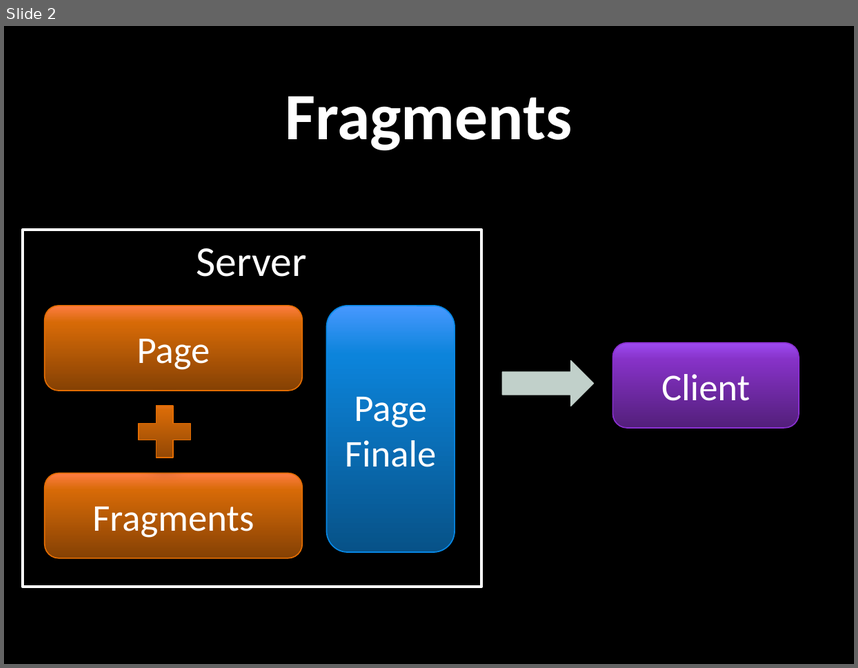
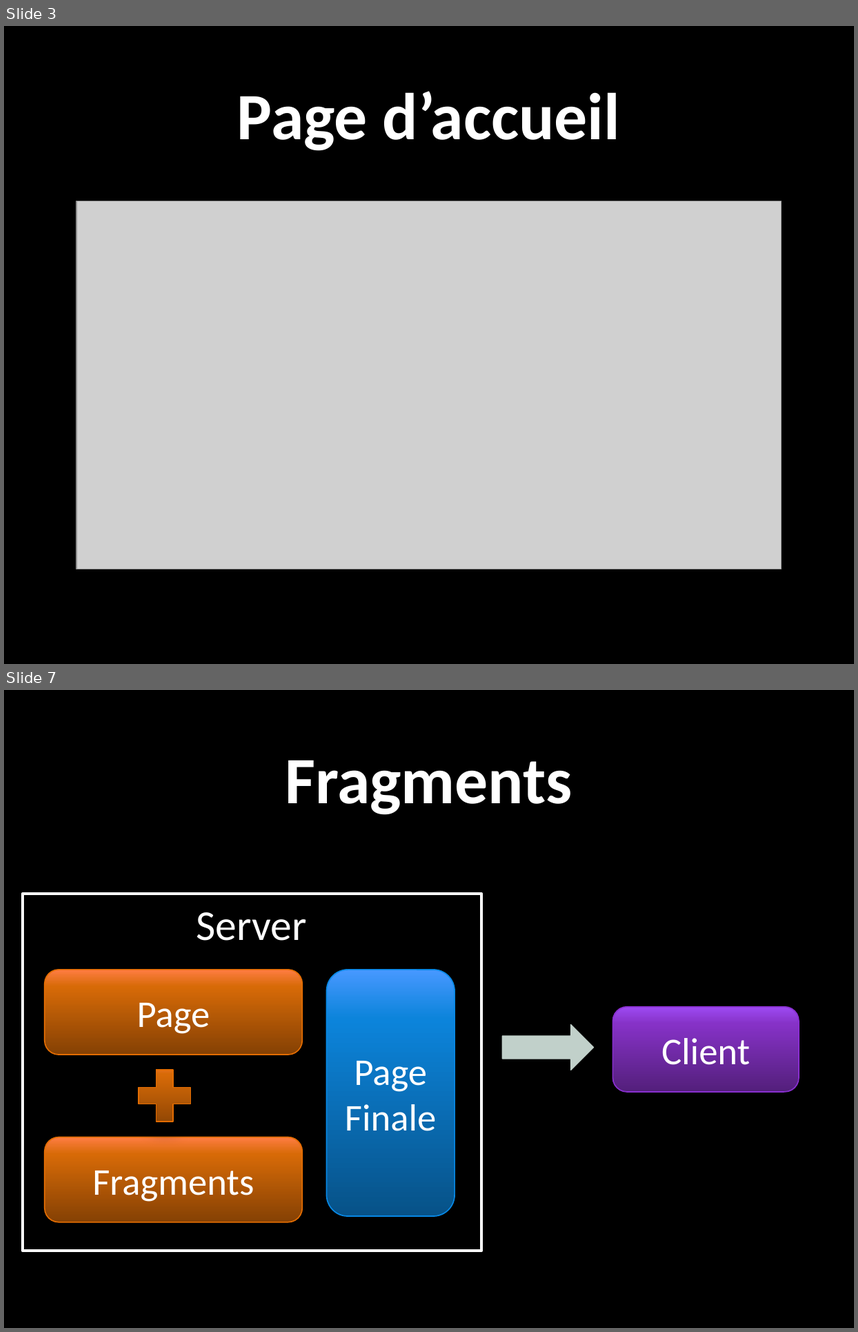
Before and after one commit to cobreti/INF777, a slide deck: Documents/Présentation.pptx. Shown one above the other, each under a label of ours: slide 2 before the commit, slides 3 and 7 after it; the slides between them are not shown. The pictures are 858x668 and 858x1332 pixels, drawn with LibreOffice and Linux fonts; fonts in the diff are those of the drawing; grey boxes stand for pictures; background and template pictures are left out. Boxes give left, top, right and bottom in pixels: in the first picture for what was removed or moved away, otherwise in the second. Text is boxed around its words. In the diff, an @@ line names an element or a change of style, - is before the commit and + after.

```diff
--- a/Documents/Présentation.pptx
+++ b/Documents/Présentation.pptx
@@ slide 3 added at bbox=[4, 26, 854, 664], background picture (left out) @@
@@ title added at bbox=[237, 91, 620, 151], 56 pt, text #FFFFFF, bold @@
+Page d’accueil
@@ picture added at bbox=[76, 201, 781, 568] @@
@@ what was slide 2 is now slide 7 @@
```
Also in this commit, not shown: 5 other slides added, 1 slide removed.
